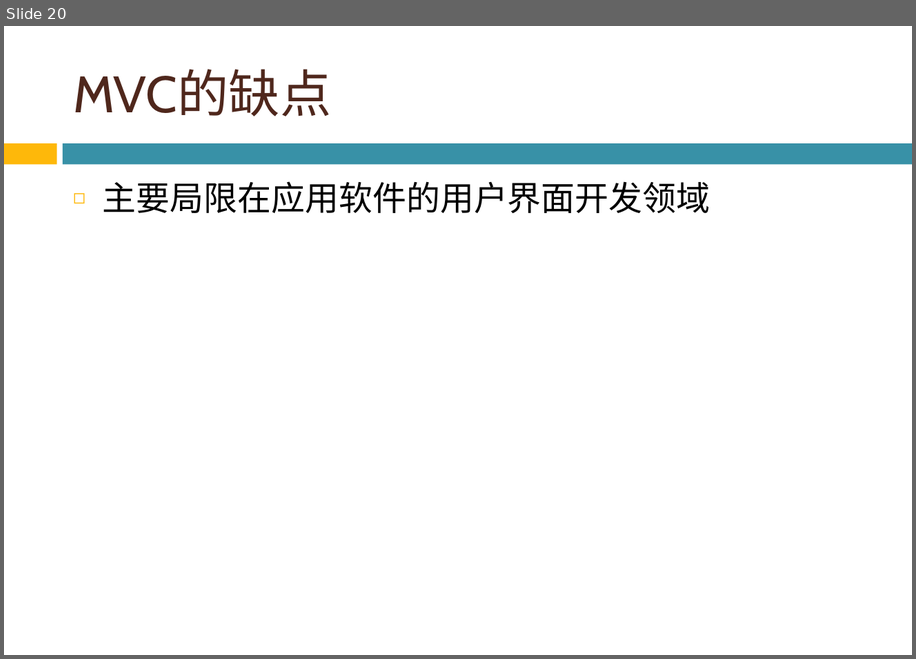
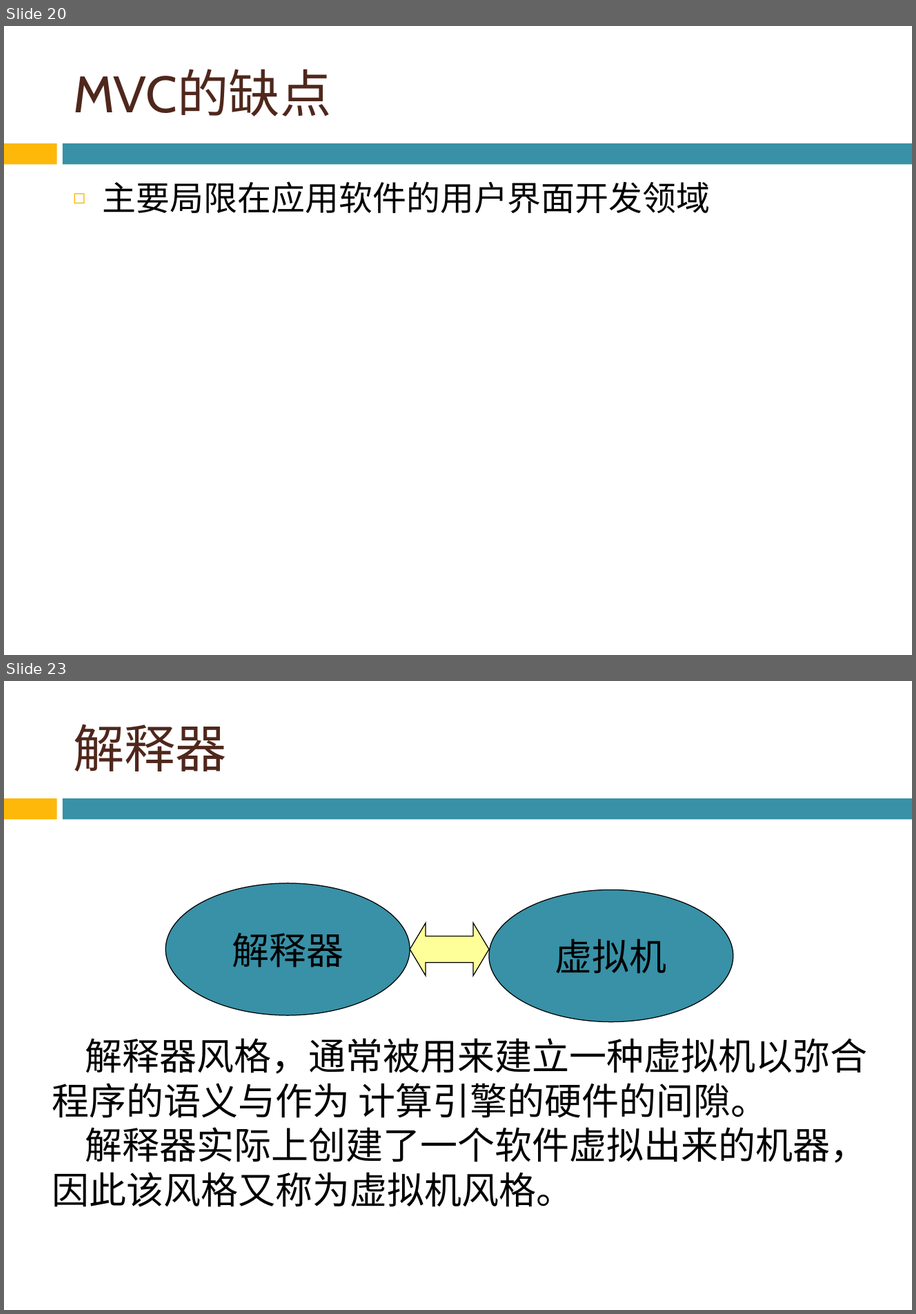
Before and after one commit to bonkboykz/jz81.github.io, a slide deck: course/smt/LectureNotes/(Spring2016)Lecture5.pptx. Shown one above the other, each under a label of ours: slide 20 before the commit, slides 20 and 23 after it; the slides between them are not shown. The pictures are 916x659 and 916x1314 pixels, drawn with LibreOffice and Linux fonts; fonts in the diff are those of the drawing; background and template pictures are left out. Boxes give left, top, right and bottom in pixels: in the first picture for what was removed or moved away, otherwise in the second. Text is boxed around its words. In the diff, an @@ line names an element or a change of style, - is before the commit and + after.

```diff
--- a/course/smt/LectureNotes/(Spring2016)Lecture5.pptx
+++ b/course/smt/LectureNotes/(Spring2016)Lecture5.pptx
@@ slide 23 added at box(4, 681, 912, 1310), background picture (left out); not listed: 2 template elements that a slide beside it also shows @@
@@ title added at box(73, 724, 227, 771), 44 pt, text #4F271C @@
+解释器
@@ ellipse added at box(166, 883, 410, 1015), fill #3891A7, outline #000000 0.75 pt, 32 pt, text #000000 @@
+解释器
@@ ellipse added at box(490, 890, 733, 1021), fill #3891A7, outline #000000 0.75 pt, 32 pt, text #000000 @@
+虚拟机
@@ left right arrow added at box(410, 922, 488, 976), fill #FFFF99, outline #000000 0.75 pt @@
@@ text added at box(52, 1038, 868, 1207), 32 pt, text #000000 @@
+解释器风格，通常被用来建立一种虚拟机以弥合程序的语义与作为 计算引擎的硬件的间隙。
+解释器实际上创建了一个软件虚拟出来的机器，因此该风格又称为虚拟机风格。
```
Also in this commit, not shown: 25 other slides added, 2 other files.
